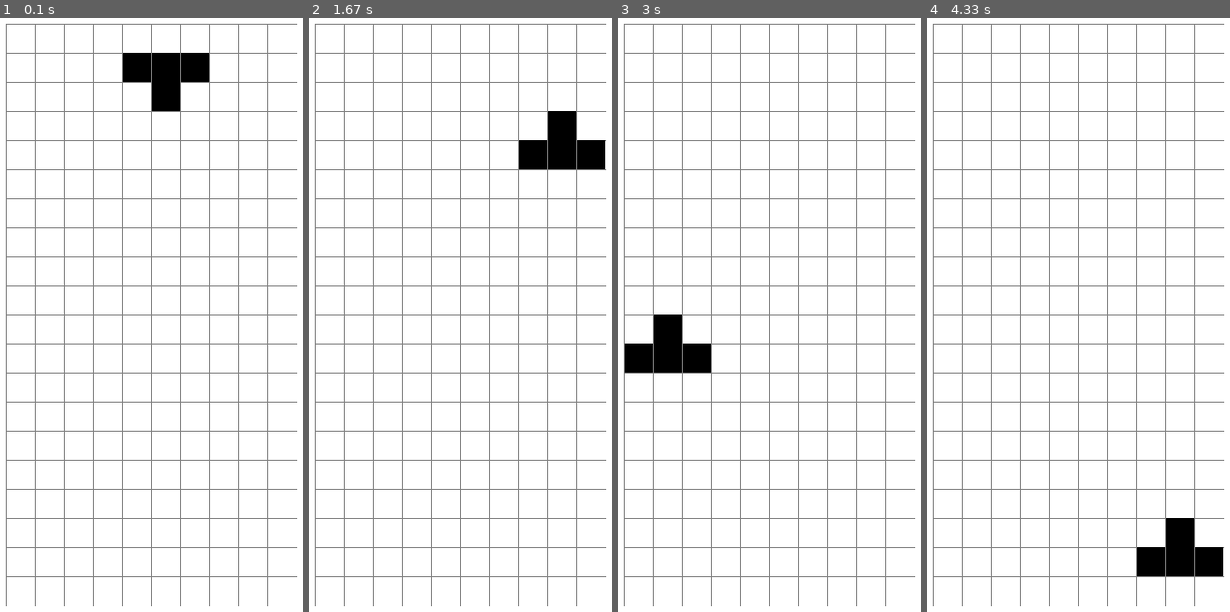
Above: before the commit, frames 1-4 (left to right).
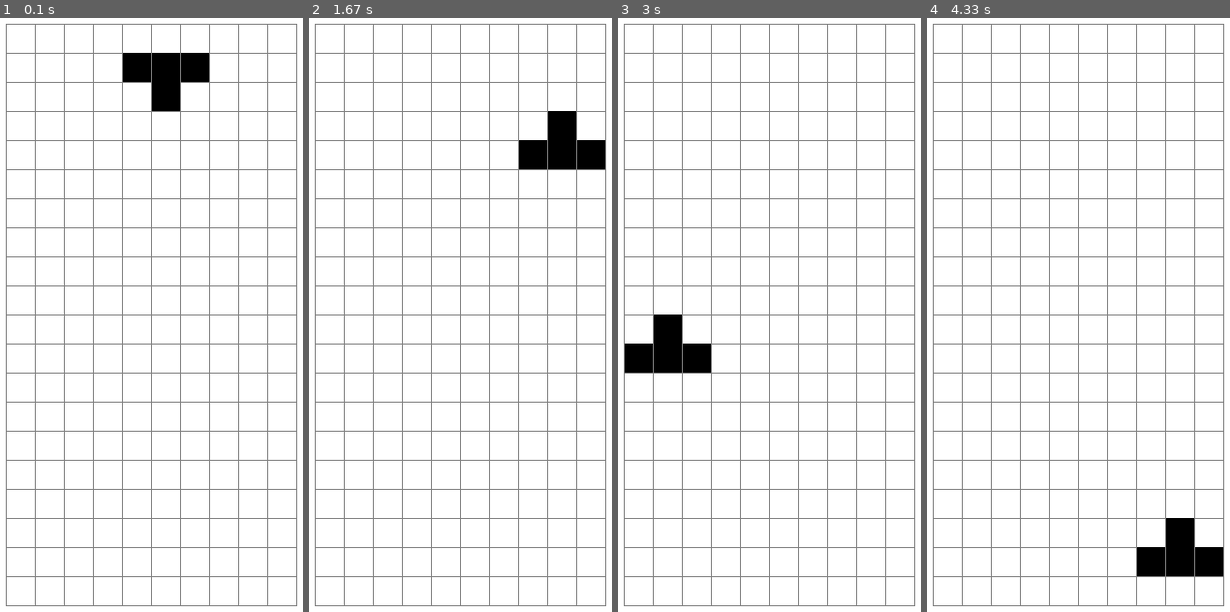
Above: after the commit, the same moments.

Repository: codigician/tetris
Game: pygame game, started from src/game.py
Same seed, same stepped clock (60 frames per second), same inputs: the game is played once before the commit and once after it.
Inputs:
- Up to frame 1 (0.1 s): no input
- Up to frame 2 (1.67 s): hold Right 0.33-0.8 s; hold Up 0.83-1.13 s
- Up to frame 3 (3 s): hold Left 1.67-2.2 s; hold Down 2.23-2.53 s
- Up to frame 4 (4.33 s): hold Right 3.4-4.03 s; hold Down from 4.07 s (still down)

The runs differ from the first frame. In frame 1, 0.5% of the frame differs, in the area x 2-99%, y 1-100%; in frame 2, 0.5%; in frame 3, 0.5%; in frame 4, 0.5%.

Commit message:
Refactor Code main function addeed and grid completed

Diff:
--- a/src/game.py
+++ b/src/game.py
@@ -39,39 +39,45 @@
                 pygame.draw.rect(
                     screen, grid[row][col].color, (START_X + col * UNIT_SIZE, START_Y + row * UNIT_SIZE, UNIT_SIZE, UNIT_SIZE))
 
-
-pygame.init()
-
-run = True
-
-tetris.play()
+    pygame.draw.line(screen, GREY, (START_X + PLAY_WIDTH, START_Y),
+                     (START_X + PLAY_WIDTH, START_Y + PLAY_HEIGHT))
+    pygame.draw.line(screen, GREY, (START_X, START_Y + PLAY_HEIGHT),
+                     (START_X + PLAY_WIDTH, START_Y + PLAY_HEIGHT))
 
 
-while run:
-    pygame.time.delay(50)
-    for event in pygame.event.get():
-        if event.type == pygame.QUIT:
-            pygame.quit()
+def main():
+    pygame.init()
 
-    if event.type == pygame.KEYDOWN:
-        if event.key == pygame.K_LEFT:
-            tetris.move_left()
+    tetris.play()
 
-        if event.key == pygame.K_RIGHT:
-            tetris.move_right()
+    while True:
+        pygame.time.delay(50)
+        for event in pygame.event.get():
+            if event.type == pygame.QUIT:
+                pygame.quit()
 
-        if event.key == pygame.K_UP:
-            tetris.rotate()
+        if event.type == pygame.KEYDOWN:
+            if event.key == pygame.K_LEFT:
+                tetris.move_left()
 
-        if event.key == pygame.K_DOWN:
-            tetris.move_down()
+            if event.key == pygame.K_RIGHT:
+                tetris.move_right()
 
-        if event.key == pygame.K_SPACE:
-            tetris.move_ground()
+            if event.key == pygame.K_UP:
+                tetris.rotate()
 
-        if event.key == pygame.K_c:
-            tetris.hold()
+            if event.key == pygame.K_DOWN:
+                tetris.move_down()
 
-    screen.fill(WHITE)
-    draw_grid(screen, tetris.grid.get_map())
-    pygame.display.update()
+            if event.key == pygame.K_SPACE:
+                tetris.move_ground()
+
+            if event.key == pygame.K_c:
+                tetris.hold()
+
+        screen.fill(WHITE)
+        draw_grid(screen, tetris.grid.get_map())
+        pygame.display.update()
+
+
+main()
